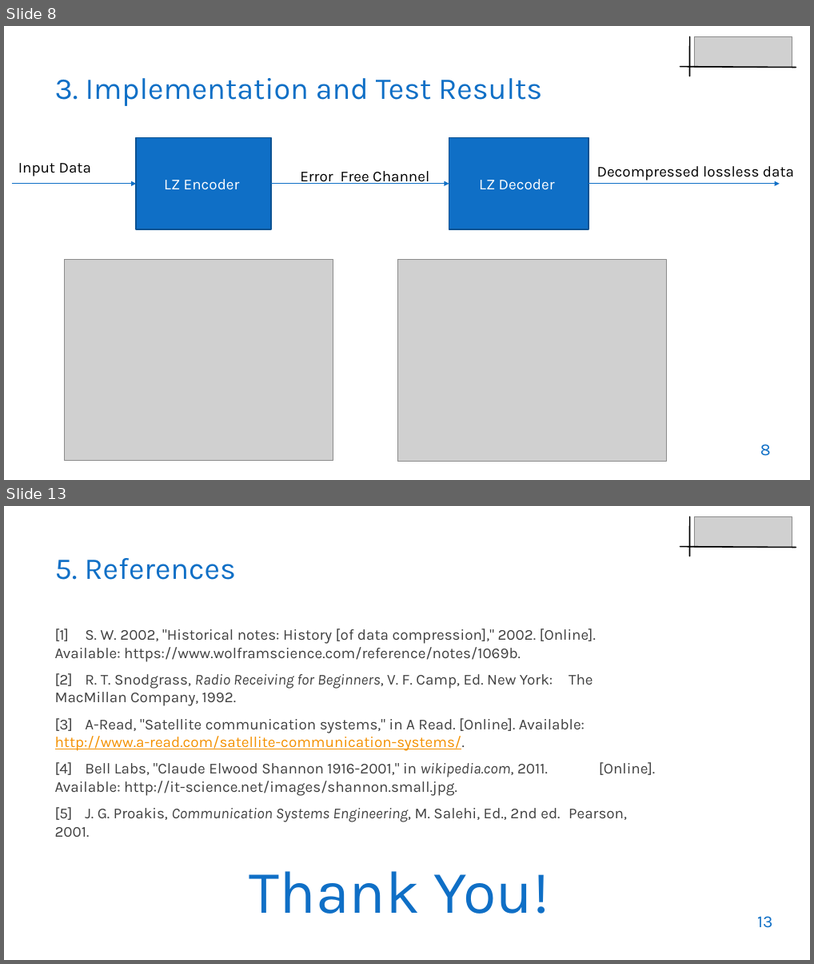
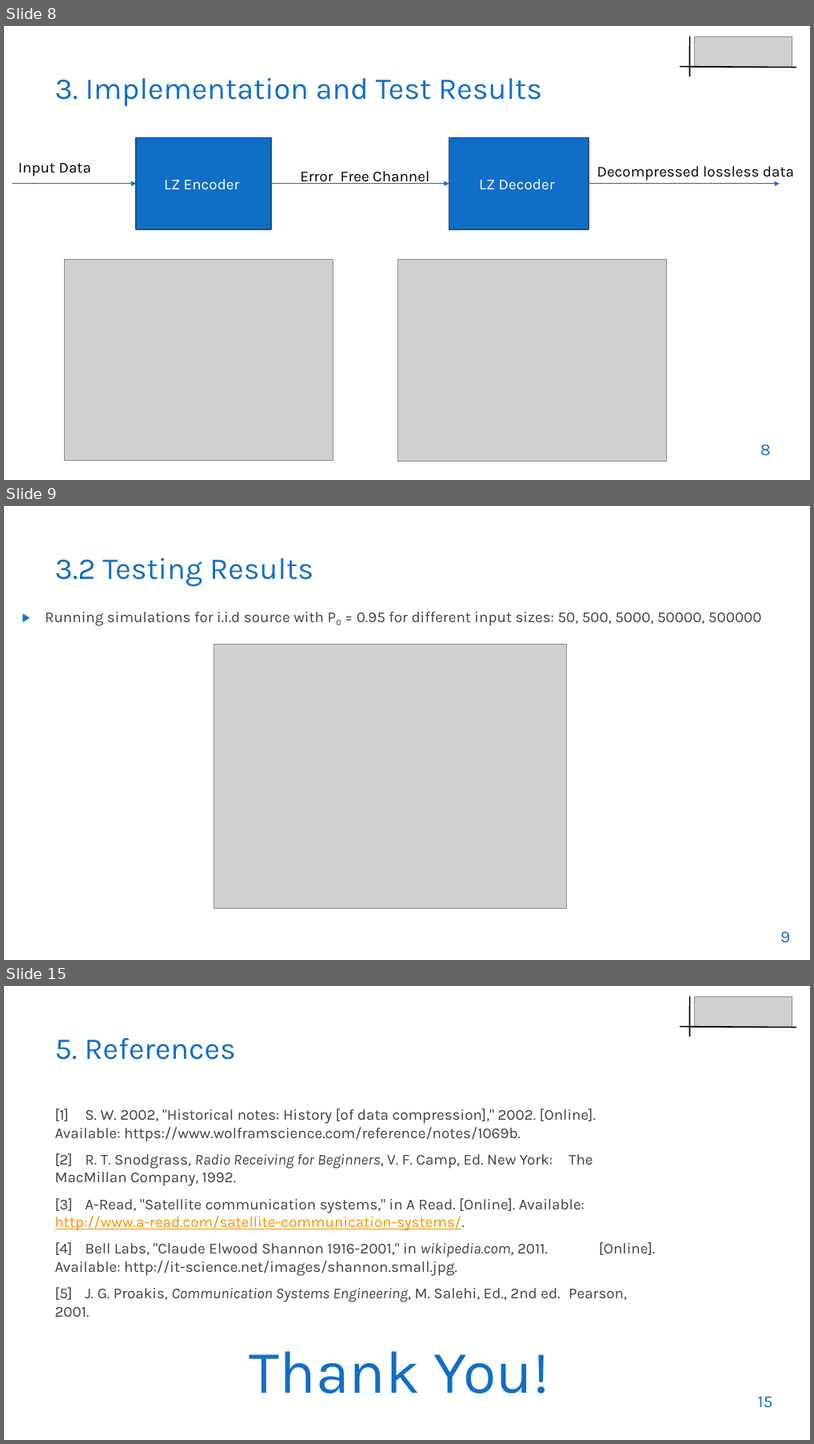
Before and after one commit to muhammad-taha1/SPH-Labs, a slide deck: finalProject/GROUP33_Presentation_FINAL.pptx. Shown one above the other, each under a label of ours: slides 8 and 13 before the commit, slides 8, 9 and 15 after it; the slides between them are not shown. The pictures are 814x964 and 814x1444 pixels, drawn with LibreOffice and Linux fonts; fonts in the diff are those of the drawing; grey boxes stand for pictures; background and template pictures are left out. Boxes give left, top, right and bottom in pixels: in the first picture for what was removed or moved away, otherwise in the second. Text is boxed around its words. In the diff, an @@ line names an element or a change of style, - is before the commit and + after.

```diff
--- a/finalProject/GROUP33_Presentation_FINAL.pptx
+++ b/finalProject/GROUP33_Presentation_FINAL.pptx
@@ slide 9 added at [4, 506, 810, 960], background picture (left out) @@
@@ title added at [55, 558, 314, 587], 36 pt, text #0F6FC6 @@
+3.2 Testing Results
@@ text added at [45, 612, 762, 626], 18 pt, text #404040 @@
+▶ Running simulations for i.i.d source with P0 = 0.95 for different input sizes: 50, 500, 5000, 50000, 500000
@@ picture added at [214, 644, 567, 909] @@
@@ page number added at [781, 931, 790, 943], 20 pt, text #0F6FC6 @@
+9
@@ what was slide 13 is now slide 15 @@
@@ page number at [758, 1396, 774, 1408]: text changed @@
-13
+15
```
Also in this commit, not shown: 6 slides changed, 1 other slide added, 5 other files.
